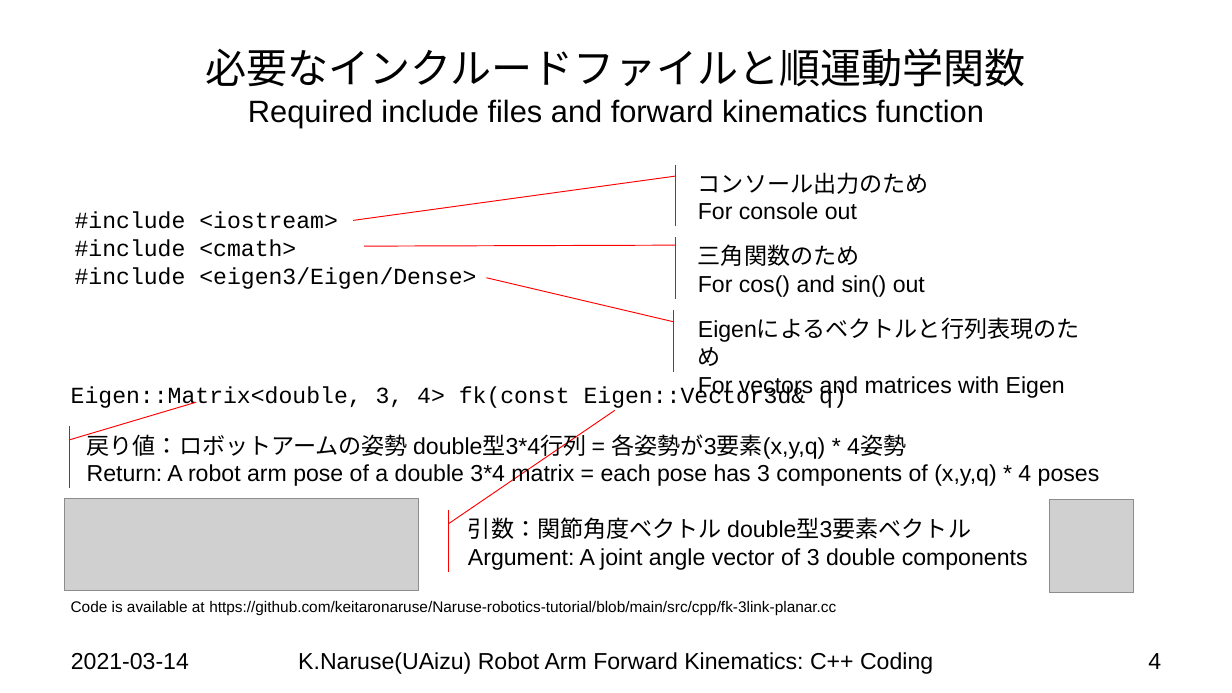
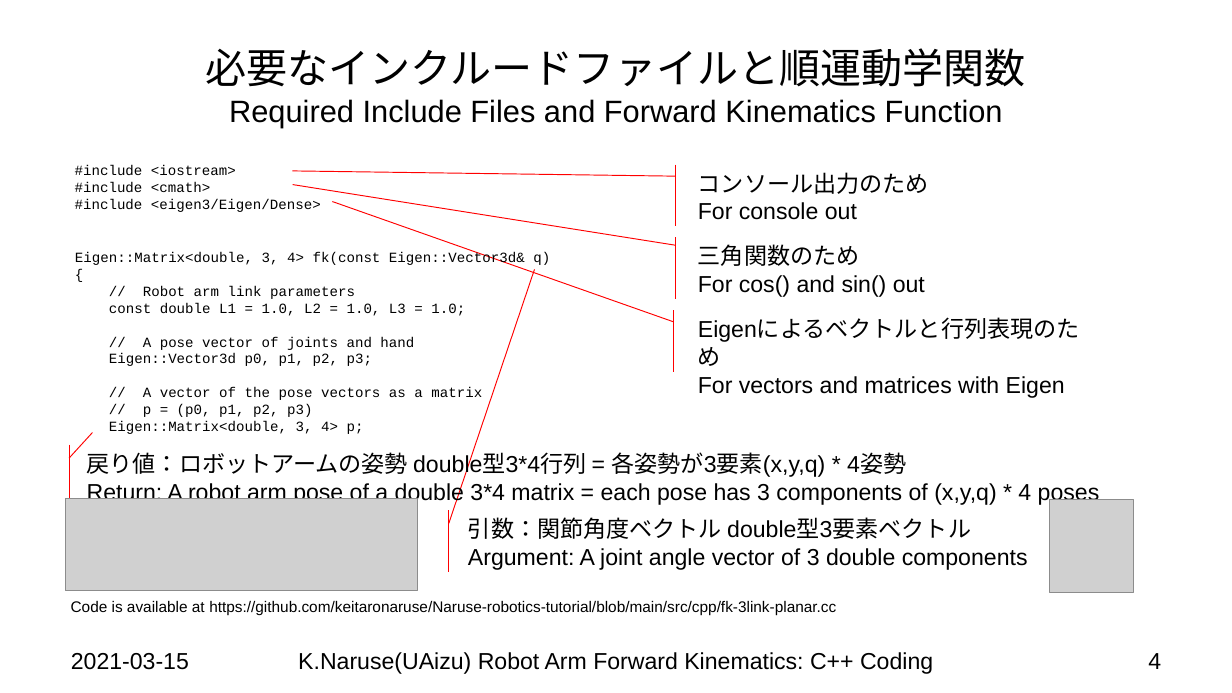
Before and after one commit to keitaronaruse/Naruse-robotics-tutorial, a slide deck: slide 4 of doc/slides/Robot-Arm-Forward-Kinematics-CPP-Code.pptx. Drawn at 1232x693 pixels with LibreOffice and Linux fonts; fonts in the diff are those of the drawing; grey boxes stand for pictures; background and template pictures are left out. Boxes give left, top, right and bottom in pixels: in the first picture for what was removed or moved away, otherwise in the second. Text is boxed around its words. In the diff, an @@ line names an element or a change of style, - is before the commit and + after.

```diff
--- a/doc/slides/Robot-Arm-Forward-Kinematics-CPP-Code.pptx
+++ b/doc/slides/Robot-Arm-Forward-Kinematics-CPP-Code.pptx
@@ title at [205,48,1025,128]: text changed @@
-必要なインクルードファイルと順運動学関数
-Required include files and forward kinematics function
+必要なインクルードファイルと順運動学関数
+Required Include Files and Forward Kinematics Function
@@ text "#include <iostream>": place and size @@
-text "#include <iostream>" at [75,211,476,289]
+text "#include <iostream>" at [75,165,321,212]
@@ text "#include <iostream>" at [75,165,321,212]: size 18 to 11 pt @@
@@ text "Eigen::Matrix<double, 3, 4> fk(const Eigen::Vector3d& ...": place and size @@
-text "Eigen::Matrix<double, 3, 4> fk(const Eigen::Vector3d& ..." at [71,386,806,410]
+text "Eigen::Matrix<double, 3, 4> fk(const Eigen::Vector3d& ..." at [75,252,550,434]
@@ text at [75,252,550,267]: size 18 to 11 pt in "Eigen::Matrix<double, 3, 4> fk(const Eigen::Vector3d& q)" @@
@@ text at [109,285,482,434]: paragraphs added @@
+{
+// Robot arm link parameters
+const double L1 = 1.0, L2 = 1.0, L3 = 1.0;
+// A pose vector of joints and hand
+Eigen::Vector3d p0, p1, p2, p3;
+// A vector of the pose vectors as a matrix
+// p = (p0, p1, p2, p3)
+Eigen::Matrix<double, 3, 4> p;
@@ proportions changed in 3 elements at [689,311,1092,372], [459,510,1056,572], [78,445,1177,506] @@
@@ accent callout "戻り値：ロボットアームの姿勢 double型3*4行列 = 各姿勢が3要素(x,y,q) * ...": place and size @@
-accent callout "戻り値：ロボットアームの姿勢 double型3*4行列 = 各姿勢が3要素(x,y,q) * ..." at [78,427,1177,489]
+accent callout "戻り値：ロボットアームの姿勢 double型3*4行列 = 各姿勢が3要素(x,y,q) * ..." at [78,445,1177,506]
@@ text at [71,653,189,670]: text changed @@
-2021-03-14
+2021-03-15
```
Also in this commit, not shown: 3 other slides changed, 1 slide added, 8 other files.
